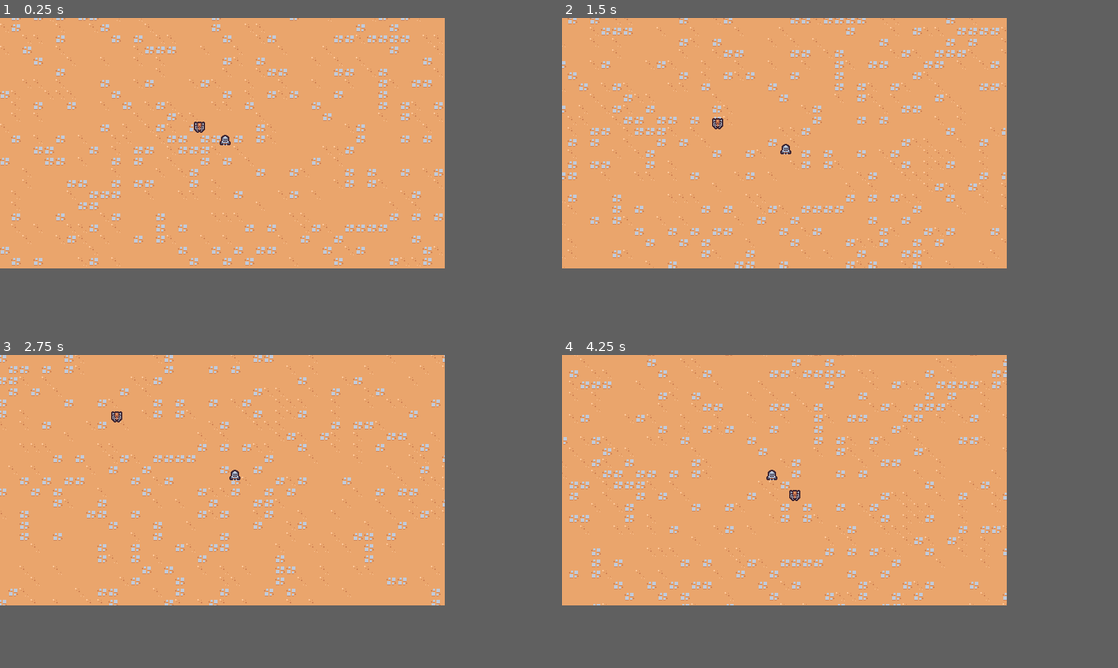
Above: before the commit, frames 1-4 (two rows, left to right).
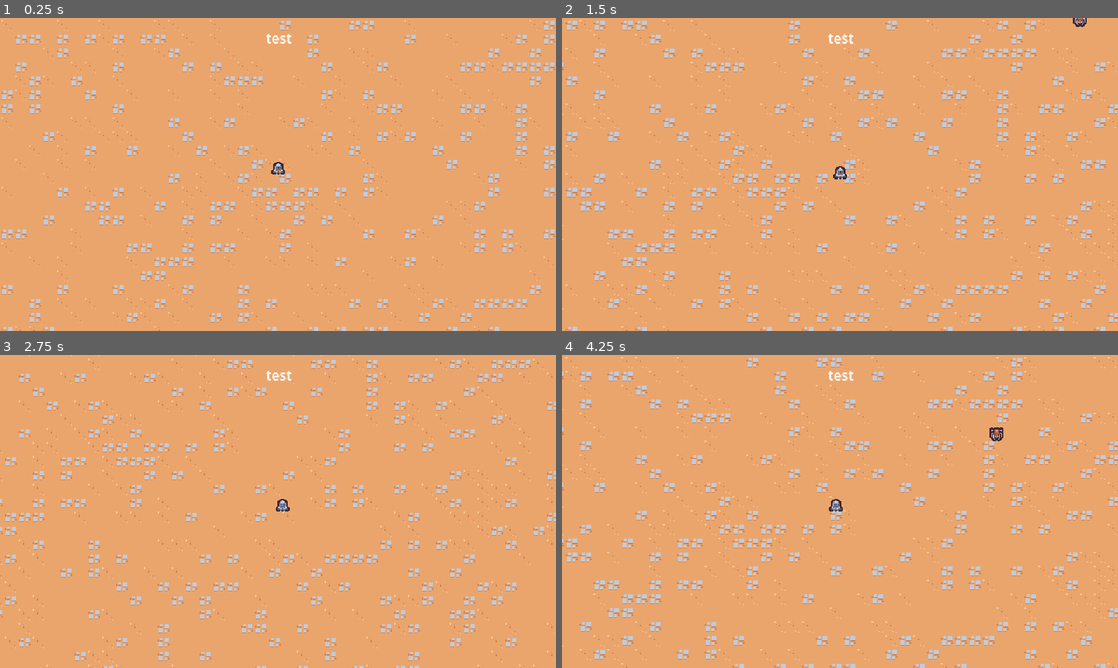
Above: after the commit, the same moments.

Repository: dudusoar/Second-Game-Godot
Game: Godot game, scene res://scenes/main/main.tscn
Two runs of this game, one before a commit and one after it. Both use one fixed random seed, a clock stepped at 60 frames per second and the inputs below.
Inputs:
- Up to frame 1 (0.25 s): no input
- Up to frame 2 (1.5 s): hold D (move_right) 0.53-1.28 s; hold S (move_down) from 1.28 s (still down)
- Up to frame 3 (2.75 s): release S (move_down) at 2.03 s; hold D (move_right) from 2.03 s (still down)
- Up to frame 4 (4.25 s): release D (move_right) at 2.78 s; hold W (move_up) 2.78-3.53 s; hold A (move_left) from 3.53 s (still down)
In our replay, the window is 640x360 before the commit and 800x450 after it. These sizes can differ from the game's own. Grey fills any space a smaller window leaves; there, only what the larger window draws over its background counts as a difference.

The runs differ from the first frame. In frame 1, 11% of the frame differs, in the area x 0-100%, y 0-100%; in frame 2, 12%; in frame 3, 11%; in frame 4, 12%.
Error before the commit: Parse Error: Expected ":" after "if" condition. (res://scenes/ability/sword_ability_controller/sword_ability_controller.gd:13)

Commit message:
update

Diff:
--- a/project.godot
+++ b/project.godot
@@ -19,6 +19,8 @@
 
 window/size/viewport_width=640
 window/size/viewport_height=360
+window/size/window_width_override=1920
+window/size/window_height_override=1080
 window/stretch/mode="viewport"
 
 [input]
@@ -48,6 +50,13 @@
 ]
 }
 
+[layer_names]
+
+2d_physics/layer_1="Terrain"
+2d_physics/layer_2="Player"
+2d_physics/layer_3="Enemy"
+2d_physics/layer_4="EnemyCollision"
+
 [rendering]
 
 textures/canvas_textures/default_texture_filter=0
--- a/scenes/ability/sword_ability/sword_ability.tscn
+++ b/scenes/ability/sword_ability/sword_ability.tscn
@@ -1,11 +1,132 @@
-[gd_scene load_steps=2 format=3 uid="uid://de35eefjogum6"]
+[gd_scene load_steps=6 format=3 uid="uid://de35eefjogum6"]
 
 [ext_resource type="Texture2D" uid="uid://cx3cidnvh6qla" path="res://scenes/ability/sword_ability/sword.png" id="1_11xgo"]
+
+[sub_resource type="RectangleShape2D" id="RectangleShape2D_pdhdc"]
+size = Vector2(30, 30)
+
+[sub_resource type="Animation" id="Animation_pbhfq"]
+resource_name = "swing"
+length = 0.75
+step = 0.05
+tracks/0/type = "value"
+tracks/0/imported = false
+tracks/0/enabled = true
+tracks/0/path = NodePath("Sprite2D:rotation")
+tracks/0/interp = 2
+tracks/0/loop_wrap = true
+tracks/0/keys = {
+"times": PackedFloat32Array(0, 0.2, 0.401471, 0.75),
+"transitions": PackedFloat32Array(1, 1, 1, 1),
+"update": 0,
+"values": [-0.759218, -0.846485, 2.38237, -0.759218]
+}
+tracks/1/type = "value"
+tracks/1/imported = false
+tracks/1/enabled = true
+tracks/1/path = NodePath("Sprite2D:scale")
+tracks/1/interp = 2
+tracks/1/loop_wrap = true
+tracks/1/keys = {
+"times": PackedFloat32Array(0.00152054, 0.0494175, 0.201471, 0.353525, 0.49874, 0.74443),
+"transitions": PackedFloat32Array(1, 1, 1, 1, 5.65685, 1),
+"update": 0,
+"values": [Vector2(0, 0), Vector2(1.5, 1.5), Vector2(1, 1), Vector2(2, 2), Vector2(1, 1), Vector2(0, 0)]
+}
+tracks/2/type = "method"
+tracks/2/imported = false
+tracks/2/enabled = true
+tracks/2/path = NodePath(".")
+tracks/2/interp = 1
+tracks/2/loop_wrap = true
+tracks/2/keys = {
+"times": PackedFloat32Array(0.75),
+"transitions": PackedFloat32Array(1),
+"values": [{
+"args": [],
+"method": &"queue_free"
+}]
+}
+tracks/3/type = "value"
+tracks/3/imported = false
+tracks/3/enabled = true
+tracks/3/path = NodePath("Area2D/CollisionShape2D:disabled")
+tracks/3/interp = 1
+tracks/3/loop_wrap = true
+tracks/3/keys = {
+"times": PackedFloat32Array(0, 0.2, 0.4),
+"transitions": PackedFloat32Array(1, 1, 1),
+"update": 1,
+"values": [true, false, true]
+}
+
+[sub_resource type="Animation" id="Animation_khrjq"]
+length = 0.001
+tracks/0/type = "value"
+tracks/0/imported = false
+tracks/0/enabled = true
+tracks/0/path = NodePath("Sprite2D:rotation")
+tracks/0/interp = 1
+tracks/0/loop_wrap = true
+tracks/0/keys = {
+"times": PackedFloat32Array(0),
+"transitions": PackedFloat32Array(1),
+"update": 0,
+"values": [-0.758428]
+}
+tracks/1/type = "value"
+tracks/1/imported = false
+tracks/1/enabled = true
+tracks/1/path = NodePath("Sprite2D:scale")
+tracks/1/interp = 1
+tracks/1/loop_wrap = true
+tracks/1/keys = {
+"times": PackedFloat32Array(0),
+"transitions": PackedFloat32Array(1),
+"update": 0,
+"values": [Vector2(1, 1)]
+}
+tracks/2/type = "value"
+tracks/2/imported = false
+tracks/2/enabled = true
+tracks/2/path = NodePath("Area2D/CollisionShape2D:disabled")
+tracks/2/interp = 1
+tracks/2/loop_wrap = true
+tracks/2/keys = {
+"times": PackedFloat32Array(0),
+"transitions": PackedFloat32Array(1),
+"update": 1,
+"values": [true]
+}
+
+[sub_resource type="AnimationLibrary" id="AnimationLibrary_oi5cs"]
+_data = {
+"RESET": SubResource("Animation_khrjq"),
+"swing": SubResource("Animation_pbhfq")
+}
 
 [node name="SwordAbility" type="Node2D"]
 rotation = 0.755502
 
+[node name="Area2D" type="Area2D" parent="."]
+position = Vector2(0.685654, 0.727927)
+collision_layer = 4
+collision_mask = 0
+
+[node name="CollisionShape2D" type="CollisionShape2D" parent="Area2D"]
+position = Vector2(10.2333, -11.0127)
+rotation = 0.819004
+scale = Vector2(1, 1)
+shape = SubResource("RectangleShape2D_pdhdc")
+disabled = true
+
 [node name="Sprite2D" type="Sprite2D" parent="."]
-rotation = -0.761635
+rotation = -0.758428
 texture = ExtResource("1_11xgo")
 offset = Vector2(0, -4)
+
+[node name="AnimationPlayer" type="AnimationPlayer" parent="."]
+libraries = {
+"": SubResource("AnimationLibrary_oi5cs")
+}
+autoplay = "swing"
--- a/scenes/ability/sword_ability_controller/sword_ability_controller.gd
+++ b/scenes/ability/sword_ability_controller/sword_ability_controller.gd
@@ -1,5 +1,6 @@
 extends Node
 
+const MAX_RANGE = 150
 @export var sword_ability: PackedScene
 
 # Called when the node enters the scene tree for the first time.
@@ -9,8 +10,34 @@
 
 
 func on_timer_timeout():
+	# 获取玩家
 	var player = get_tree().get_first_node_in_group("player") as Node2D
-	if player == null
+	if player == null:
+		return
 
+	# 选取在玩家攻击范围内的敌人
+	var enemies = get_tree().get_nodes_in_group("enemy")
+	enemies = enemies.filter(func(enemy: Node2D):
+		return enemy.global_position.distance_squared_to(player.global_position) < pow(MAX_RANGE,2)
+	)
+	if enemies.size() == 0:
+		return
 
+	enemies.sort_custom(func(a: Node2D, b: Node2D):
+		var a_dist = a.global_position.distance_squared_to(player.global_position)
+		var b_dist = b.global_position.distance_squared_to(player.global_position)
+		if a_dist < b_dist:
+			return true
+		return false
+	)
+
+	# 实例化剑
 	var sword_instance = sword_ability.instantiate() as Node2D
+	# 在player下添加该节点为子节点
+	player.get_parent().add_child(sword_instance)
+	# 默认情况下当你往场景中添加一个2d节点时，默认位置是00
+	sword_instance.global_position = enemies[0].global_position
+	sword_instance.global_position += Vector2.RIGHT.rotated(randf_range(0, TAU)) * 4
+
+	var enemy_direction = (enemies[0].global_position - sword_instance.global_position).normalized()
+	sword_instance.rotation = enemy_direction.angle()
--- a/scenes/basic_enemy/basic_enemy.gd
+++ b/scenes/basic_enemy/basic_enemy.gd
@@ -1,10 +1,10 @@
 extends CharacterBody2D
 
-const MAX_SPEED = 75
+const MAX_SPEED = 40
 
 # Called when the node enters the scene tree for the first time.
 func _ready():
-	pass # Replace with function body.
+	$Area2D.area_entered.connect(on_area_entered)
 
 
 # Called every frame. 'delta' is the elapsed time since the previous frame.
@@ -18,3 +18,6 @@
 	if player_node != null:
 		return (player_node.global_position - global_position).normalized()
 	return Vector2.ZERO
+
+func on_area_entered(other_area: Area2D):
+	queue_free()
--- a/scenes/basic_enemy/basic_enemy.tscn
+++ b/scenes/basic_enemy/basic_enemy.tscn
@@ -1,14 +1,27 @@
-[gd_scene load_steps=4 format=3 uid="uid://db384gyn4vjh6"]
+[gd_scene load_steps=5 format=3 uid="uid://db384gyn4vjh6"]
 
 [ext_resource type="Script" path="res://scenes/basic_enemy/basic_enemy.gd" id="1_6ftt8"]
 [ext_resource type="Texture2D" uid="uid://bcqgt7d2l4otk" path="res://scenes/basic_enemy/basic_enemy.png" id="2_757me"]
 
+[sub_resource type="CircleShape2D" id="CircleShape2D_nlt41"]
+radius = 12.0
+
 [sub_resource type="CircleShape2D" id="CircleShape2D_8kul0"]
 radius = 5.0
 
-[node name="BasicEnemy" type="CharacterBody2D"]
+[node name="BasicEnemy" type="CharacterBody2D" groups=["enemy"]]
+collision_layer = 8
+collision_mask = 9
+motion_mode = 1
+script = ExtResource("1_6ftt8")
+
+[node name="Area2D" type="Area2D" parent="."]
 collision_layer = 0
-script = ExtResource("1_6ftt8")
+collision_mask = 4
+
+[node name="CollisionShape2D" type="CollisionShape2D" parent="Area2D"]
+position = Vector2(0, -4)
+shape = SubResource("CircleShape2D_nlt41")
 
 [node name="Sprite2D" type="Sprite2D" parent="."]
 texture = ExtResource("2_757me")
--- a/scenes/game_camera/game_camera.gd
+++ b/scenes/game_camera/game_camera.gd
@@ -9,7 +9,7 @@
 # Called every frame. 'delta' is the elapsed time since the previous frame.
 func _process(delta):
 	acquire_target()
-	global_position = global_position.lerp(target_position, 1.0 - exp(-delta*10))
+	global_position = global_position.lerp(target_position, 1.0 - exp(-delta * 20))
 
 
 
--- a/scenes/main/main.tscn
+++ b/scenes/main/main.tscn
@@ -1,11 +1,16 @@
-[gd_scene load_steps=5 format=3 uid="uid://c2oqy8x8fmkqd"]
+[gd_scene load_steps=6 format=3 uid="uid://c2oqy8x8fmkqd"]
 
+[ext_resource type="PackedScene" uid="uid://c6lntf6xkp2t1" path="res://scenes/manager/enemy_manager.tscn" id="1_1octm"]
 [ext_resource type="TileSet" uid="uid://dtujdyb5mrobc" path="res://resources/tileset.tres" id="1_2cmua"]
 [ext_resource type="PackedScene" uid="uid://d0k7bhfsi8y6r" path="res://scenes/game_camera/game_camera.tscn" id="1_coyhi"]
 [ext_resource type="PackedScene" uid="uid://dqkd3xivhnfy0" path="res://scenes/player/player.tscn" id="1_k8jle"]
-[ext_resource type="PackedScene" uid="uid://db384gyn4vjh6" path="res://scenes/basic_enemy/basic_enemy.tscn" id="4_b45e0"]
+[ext_resource type="PackedScene" uid="uid://c7uslrxyg2gqm" path="res://scenes/ui/arena_time_ui.tscn" id="1_vqhmh"]
 
 [node name="Main" type="Node"]
+
+[node name="ArenaTimeUI" parent="." instance=ExtResource("1_vqhmh")]
+
+[node name="EnemyManager" parent="." instance=ExtResource("1_1octm")]
 
 [node name="GameCamera" parent="." instance=ExtResource("1_coyhi")]
 
@@ -15,6 +20,4 @@
 layer_0/tile_data = PackedInt32Array(0, 393216, 3, 1, 0, 4, 2, 0, 4, 3, 0, 4, 4, 0, 4, 5, 0, 4, 6, 393216, 3, 7, 65536, …(70268 unchanged characters)…
 
 [node name="Player" parent="." instance=ExtResource("1_k8jle")]
-position = Vector2(53, 33)
-
-[node name="BasicEnemy" parent="." instance=ExtResource("4_b45e0")]
+position = Vector2(0, 4)
--- /dev/null
+++ b/scenes/manager/arena_t_ime_manager.tscn
@@ -0,0 +1,8 @@
+[gd_scene format=3 uid="uid://c8d0ohl4wilbx"]
+
+[node name="ArenaTImeManager" type="Node"]
+
+[node name="Timer" type="Timer" parent="."]
+wait_time = 60.0
+one_shot = true
+autostart = true
--- /dev/null
+++ b/scenes/manager/enemy_manager.gd
@@ -0,0 +1,22 @@
+extends Node
+
+const SPAWM_RADIUS = 375
+
+@export var basic_enemy_scene: PackedScene
+
+# Called when the node enters the scene tree for the first time.
+func _ready():
+	$Timer.timeout.connect(on_timer_timeout)
+
+
+func on_timer_timeout():
+	var player = get_tree().get_first_node_in_group("player") as Node2D
+	if player == null:
+		return
+
+	var random_direction = Vector2.RIGHT.rotated(randf_range(0, TAU))
+	var spawm_position = player.global_position + random_direction * SPAWM_RADIUS
+
+	var enemy = basic_enemy_scene.instantiate() as Node2D
+	get_parent().add_child(enemy)
+	enemy.global_position = spawm_position
--- /dev/null
+++ b/scenes/manager/enemy_manager.tscn
@@ -0,0 +1,11 @@
+[gd_scene load_steps=3 format=3 uid="uid://c6lntf6xkp2t1"]
+
+[ext_resource type="Script" path="res://scenes/manager/enemy_manager.gd" id="1_h00a0"]
+[ext_resource type="PackedScene" uid="uid://db384gyn4vjh6" path="res://scenes/basic_enemy/basic_enemy.tscn" id="2_tvlpl"]
+
+[node name="EnemyManager" type="Node"]
+script = ExtResource("1_h00a0")
+basic_enemy_scene = ExtResource("2_tvlpl")
+
+[node name="Timer" type="Timer" parent="."]
+autostart = true
--- a/scenes/player/player.gd
+++ b/scenes/player/player.gd
@@ -1,6 +1,7 @@
 extends CharacterBody2D
 
-const MAX_SPEED = 200
+const MAX_SPEED = 125
+const ACCELERATION_SMOOTHING = 25
 
 # Called when the node enters the scene tree for the first time.
 func _ready():
@@ -10,7 +11,9 @@
 func _physics_process(delta):
 	var movement_vector = get_movement_vector()
 	var direction = movement_vector.normalized()
-	velocity = direction * MAX_SPEED
+	var target_velocity = direction * MAX_SPEED
+
+	velocity = velocity.lerp(target_velocity, 1 - exp(-delta * ACCELERATION_SMOOTHING))
 	move_and_slide()
 
 func get_movement_vector():
--- a/scenes/player/player.tscn
+++ b/scenes/player/player.tscn
@@ -9,6 +9,7 @@
 
 [node name="Player" type="CharacterBody2D" groups=["player"]]
 collision_layer = 0
+motion_mode = 1
 script = ExtResource("1_uc2u6")
 
 [node name="AbilityManager" type="Node" parent="."]
--- /dev/null
+++ b/scenes/ui/arena_time_ui.tscn
@@ -0,0 +1,23 @@
+[gd_scene format=3 uid="uid://c7uslrxyg2gqm"]
+
+[node name="ArenaTimeUI" type="CanvasLayer"]
+
+[node name="MarginContainer" type="MarginContainer" parent="."]
+anchors_preset = 15
+anchor_right = 1.0
+anchor_bottom = 1.0
+offset_left = 1.0
+offset_top = 1.0
+offset_right = 1.0
+offset_bottom = 1.0
+grow_horizontal = 2
+grow_vertical = 2
+mouse_filter = 2
+theme_override_constants/margin_top = 10
+
+[node name="Label" type="Label" parent="MarginContainer"]
+layout_mode = 2
+size_flags_horizontal = 4
+size_flags_vertical = 0
+text = "test
+"
